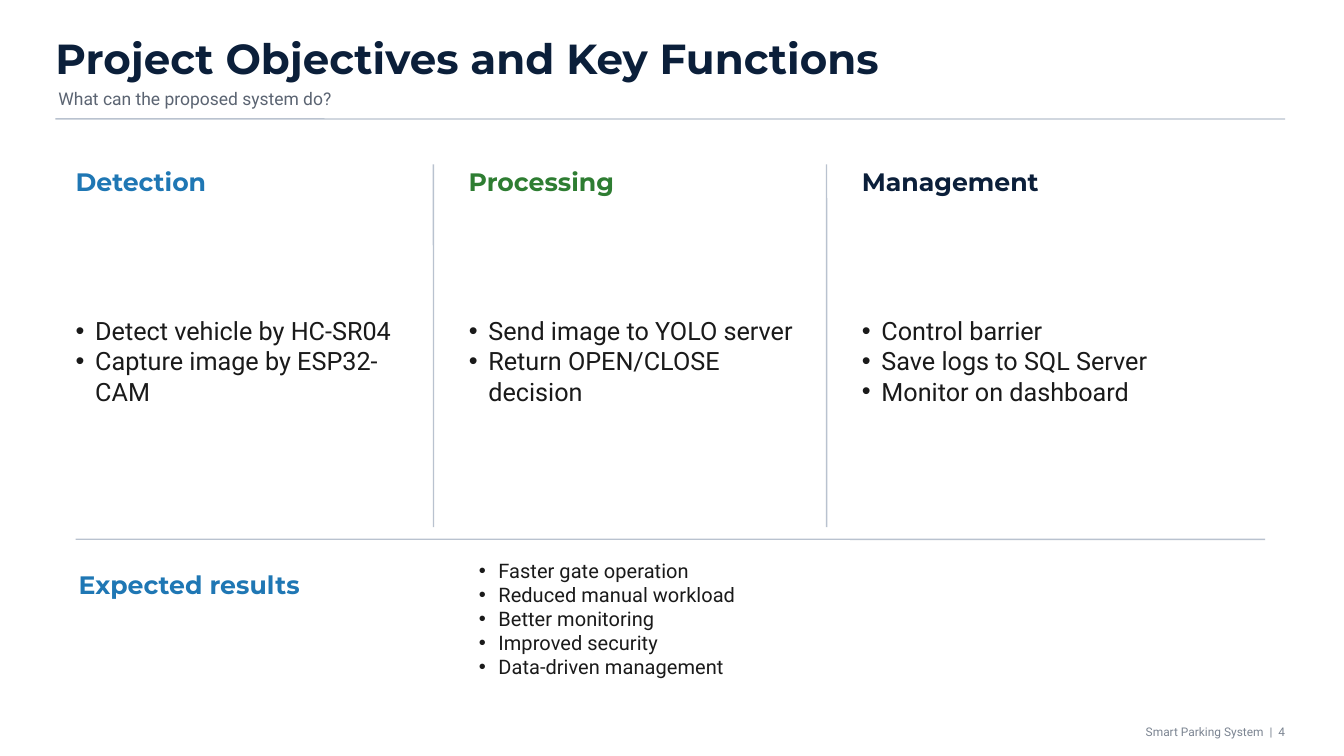
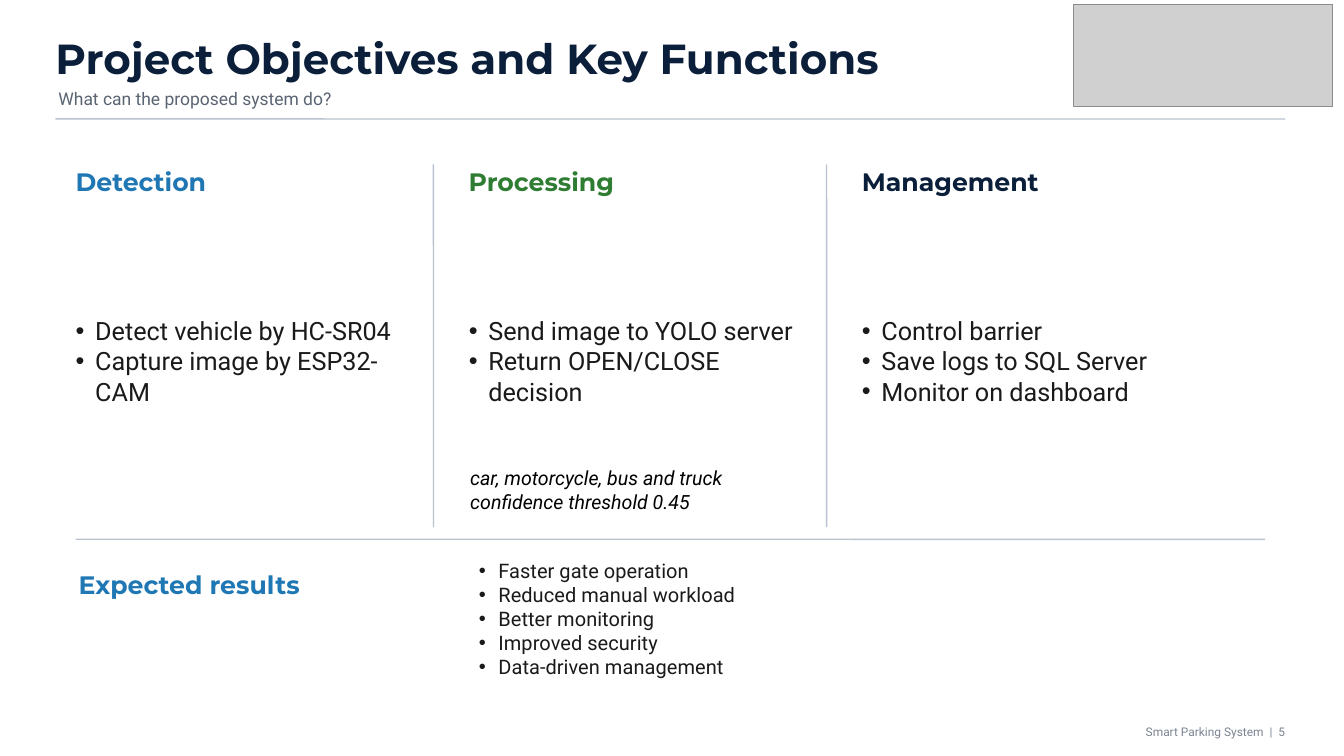
Before and after one commit to RyugaWork/IOT_SU26-Smark-parking-system-with-AI-and-Dashboard, a slide deck: slide 5 of Presentation/Smart_Parking_Presentation_Basic.pptx (slide 4 before the commit). Drawn at 1344x756 pixels with LibreOffice and Linux fonts; fonts in the diff are those of the drawing; grey boxes stand for pictures. Boxes give left, top, right and bottom in pixels: in the first picture for what was removed or moved away, otherwise in the second. Text is boxed around its words. In the diff, an @@ line names an element or a change of style, - is before the commit and + after.

```diff
--- a/Presentation/Smart_Parking_Presentation_Basic.pptx
+++ b/Presentation/Smart_Parking_Presentation_Basic.pptx
@@ picture added at (1074, 5, 1334, 107) @@
@@ text added at (470, 470, 722, 510), 14 pt, text #000000, italic @@
+car, motorcycle, bus and truck
+confidence threshold 0.45
@@ text at (1146, 727, 1285, 739): text changed @@
-Smart Parking System | 4
+Smart Parking System | 5
```
Also in this commit, not shown: 10 other slides changed, 4 slides added, 3 other files.
